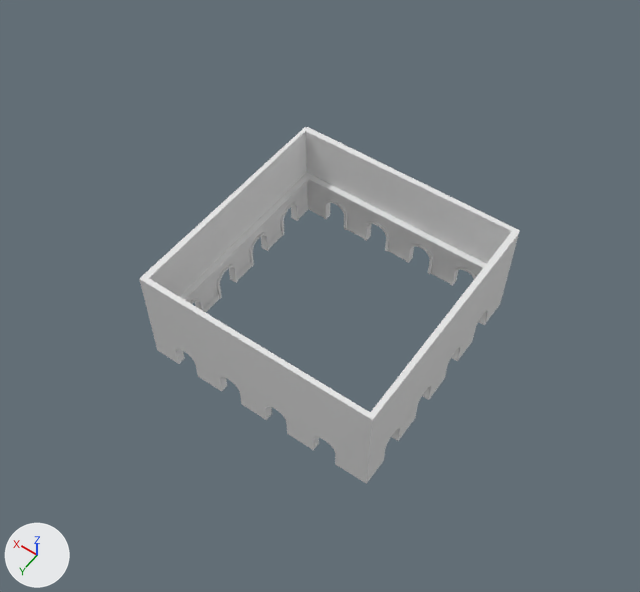
One commit to the Blender file Desi Y Ofelia/Assets/lvl0wall.blend: the scene before it, then after it.
Camera for both pictures: a camera (50 mm lens) standing at (-42.4, 64.3, 107.4) and looking at (1.4, 3.0, 11.1). Lighting does not change. The marker at lower left points along +X, +Y and +Z.

Objects in the first picture: 'Arch Lining', 'Balcony Lining', 'Wall Main'.
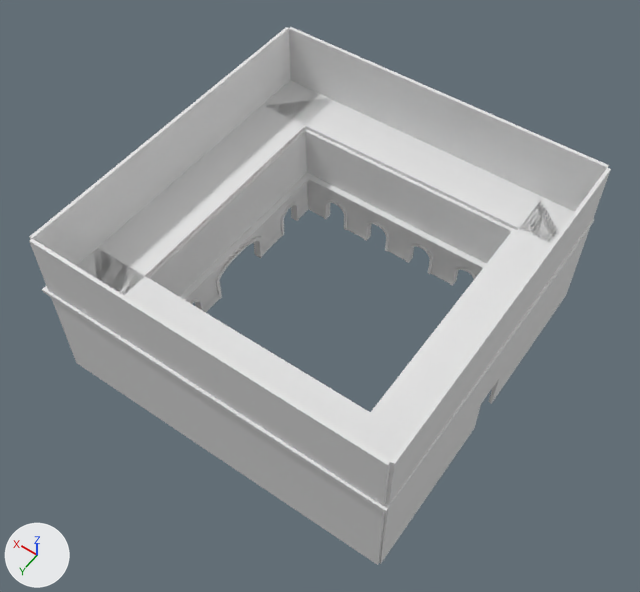
What differs and where, as boxes (x1, y1, x2, y2) in the pictures (640 x 592 px):
'Walls Outer', shown: after (29, 27, 611, 565)
'Wall Main', reshaped (45% wider, 21% taller): before (139, 127, 520, 484); after (42, 80, 594, 513)
part 1 of me_plane_041, added: after (42, 80, 594, 513)
part 2 of me_plane_041, built on: (149, 132, 308, 308) in both

What changed in the scene script:
```text
Change me_plane_041:
    used by ob_wall_main; location = (0.4, -19.2, 21.9); rotation_euler = (-4.716, 1.571, 0.0), in degrees (-270, 90, 0); scale = (18.0, 18.0, 10.0)
    remove me_plane_041.from_pydata(...)  # 486 vertices, 40 faces; spans x 0.3..1.22, y -0.97..1.1, z -3.72..0.0
    add me_plane_041.from_pydata(...)  # 487 vertices, 61 faces, 12 loose edges; spans x 0.27..1.22, y -1.39..1.58, z -4.61..0.75
    me_plane_041 part 1: a new loose piece of 22 vertices spanning x 0.27..0.3, y -1.39..1.58, z -4.61..0.75
    me_plane_041 part 2
    40 vertices are removed from x 0.96..1.22, y 1.02..1.08, z -2.4..-1.25
    4 faces are deleted
    12 vertices move from x 0.96..1.22, y 1.03, z -2.4..-2.05 to x 0.91..1.22, y 1.02..1.03, z -2.4..-1.43
    23 vertices are added at x 0.3..1.22, y -0.97..1.1, z -3.71..0.0
    12 loose edges are added
    4 new faces join them
Change ob_walls_outer:
    remove ob_walls_outer.hide_viewport = True
```
